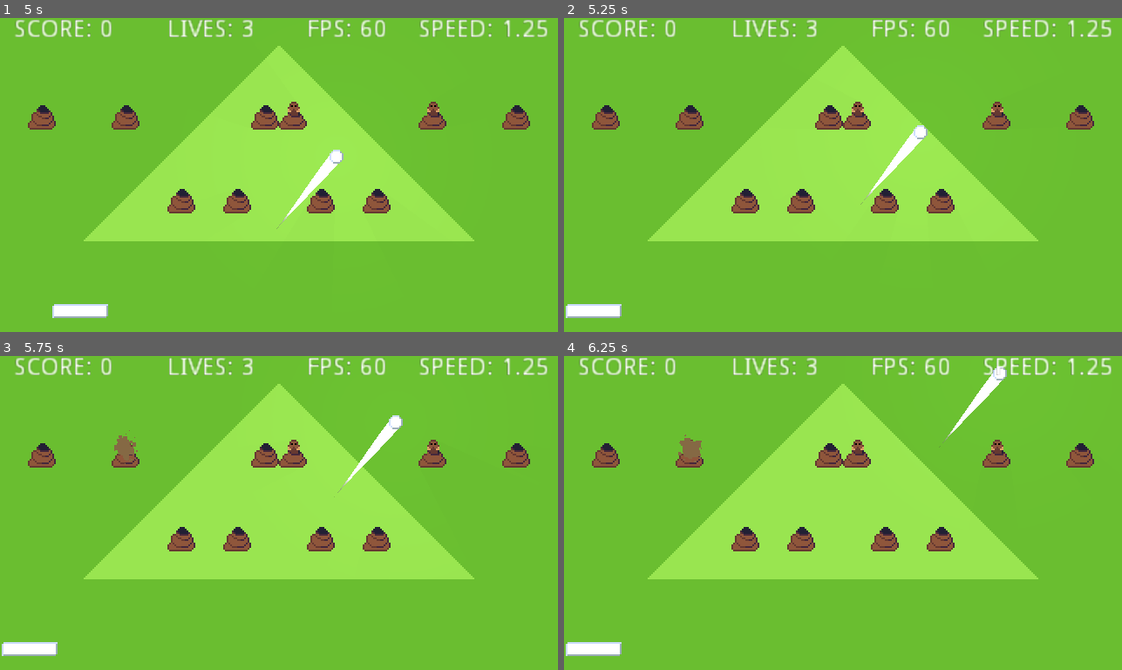
Above: before the commit, frames 1-4 (two rows, left to right).
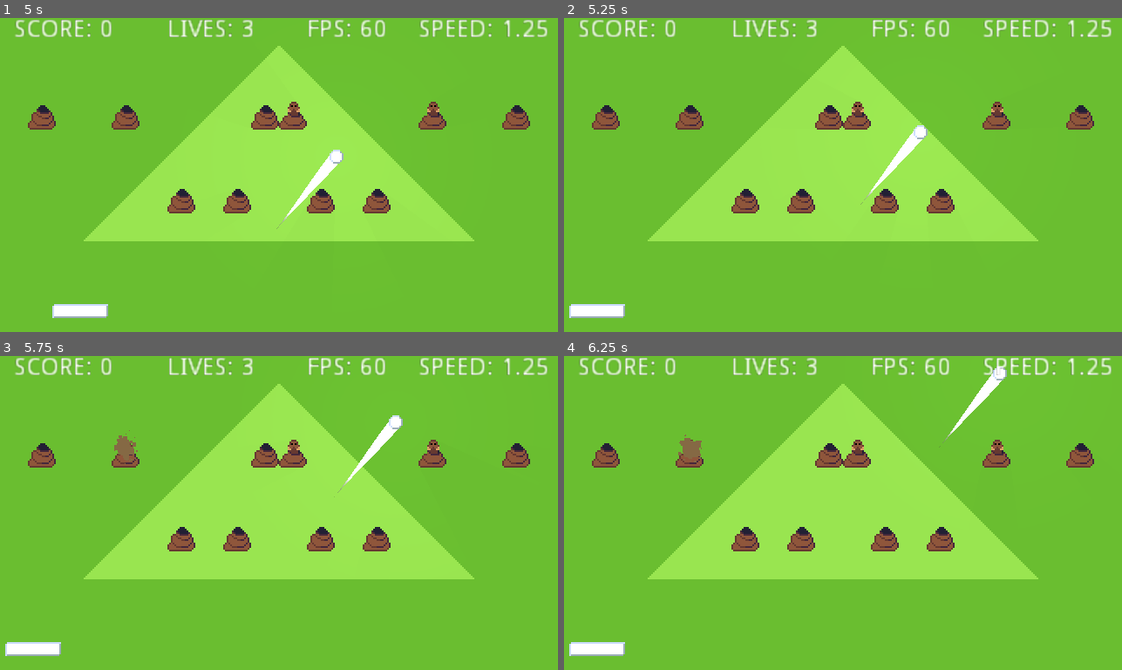
Above: after the commit, the same moments.

Repository: mibi88/BREAKMOLE
Game: Godot game, scene res://title.tscn
The game is run twice, just before and just after one commit, with the same random seed, the same clock (stepped at 60 frames per second) and the same inputs.
Inputs:
- Up to frame 1 (5 s): click "Play" at 0.5 s; hold Right (ui_right) 1.28-2.03 s; hold Left (ui_left) 2.03-2.78 s; hold Right (ui_right) 2.78-3.53 s; hold Up (ui_up) 3.53-4.28 s; hold Left (ui_left) from 4.28 s (still down)
- Up to frame 2 (5.25 s): keep holding Left (ui_left)
- Up to frame 3 (5.75 s): keep holding Left (ui_left)
- Up to frame 4 (6.25 s): keep holding Left (ui_left)

Frame 1 is identical in both runs. In frame 2, less than 0.1% of the frame differs, in the area x 0-11%, y 91-96%; in frame 3, less than 0.1%; in frame 4, less than 0.1%.

Commit message:
Fixed a bug related to the paddle

Diff:
--- a/Ball.gd
+++ b/Ball.gd
@@ -21,8 +21,8 @@
 var game_data
 
 func reset():
-	staying = 1
-	ball_speed = 1
+	staying = true
+	ball_speed = 1.25
 	position = start_pos
 	trail.clear_points()
 	paddle.position.x = paddle_start_x
@@ -98,11 +98,12 @@
 
 
 func _on_Paddle_body_entered(body):
-	var diff = (position.x - paddle_width*2) - paddle.position.x
-	var rot = max(min(diff/paddle_width, 1.0), 0.0) * 90
-	rx = rot + 225
-	if ball_speed < 8: ball_speed += 0.25
-	speed_label.set_text("SPEED: " + str(ball_speed))
+	if !staying:
+		var diff = (position.x - paddle_width*2) - paddle.position.x
+		var rot = max(min(diff/paddle_width, 1.0), 0.0) * 90
+		rx = rot + 225
+		if ball_speed < 8: ball_speed += 0.25
+		speed_label.set_text("SPEED: " + str(ball_speed))
 
 #func _on_Ball_body_entered(body):
 
--- a/Paddle.gd
+++ b/Paddle.gd
@@ -6,7 +6,7 @@
 func _ready():
 	pass
 
-func _process(delta):
+func _physics_process(delta):
 	var speed = 0.016/delta
 	if !collision_right and Input.is_action_pressed("ui_right"):
 		position.x += speed*2
